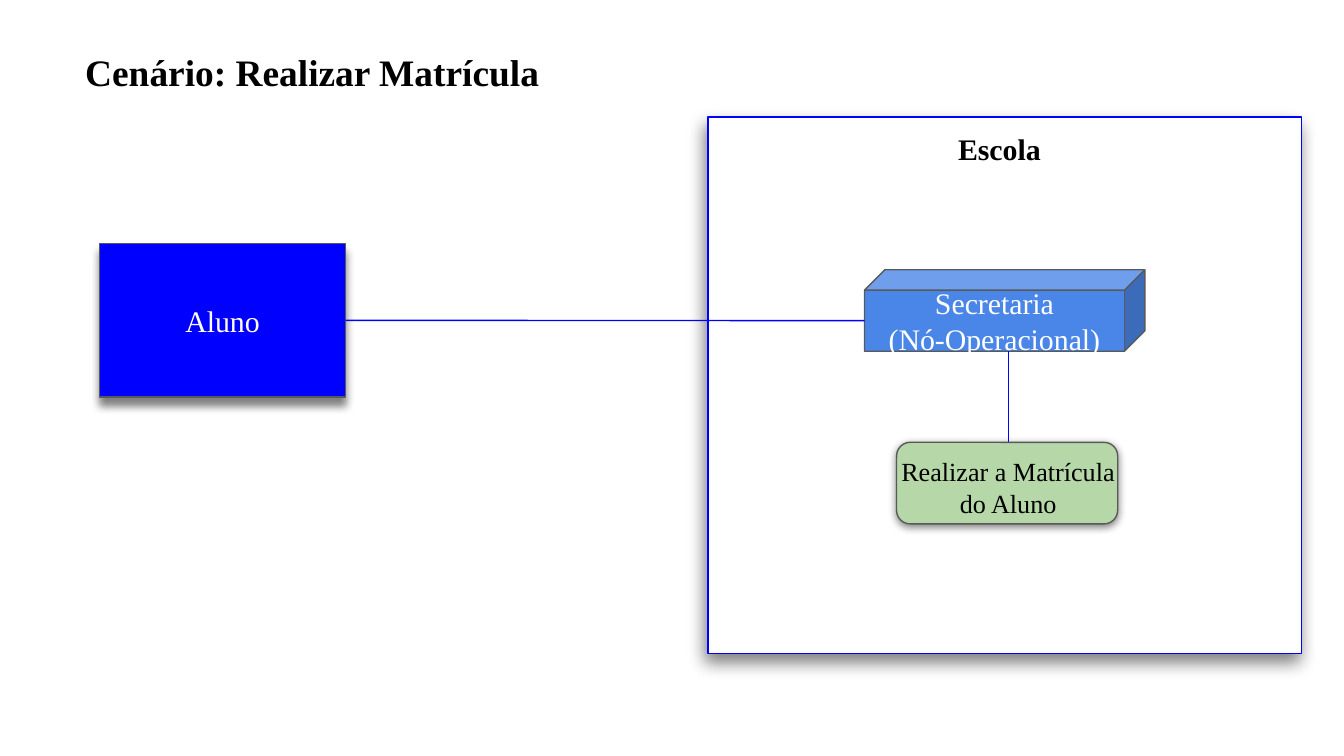
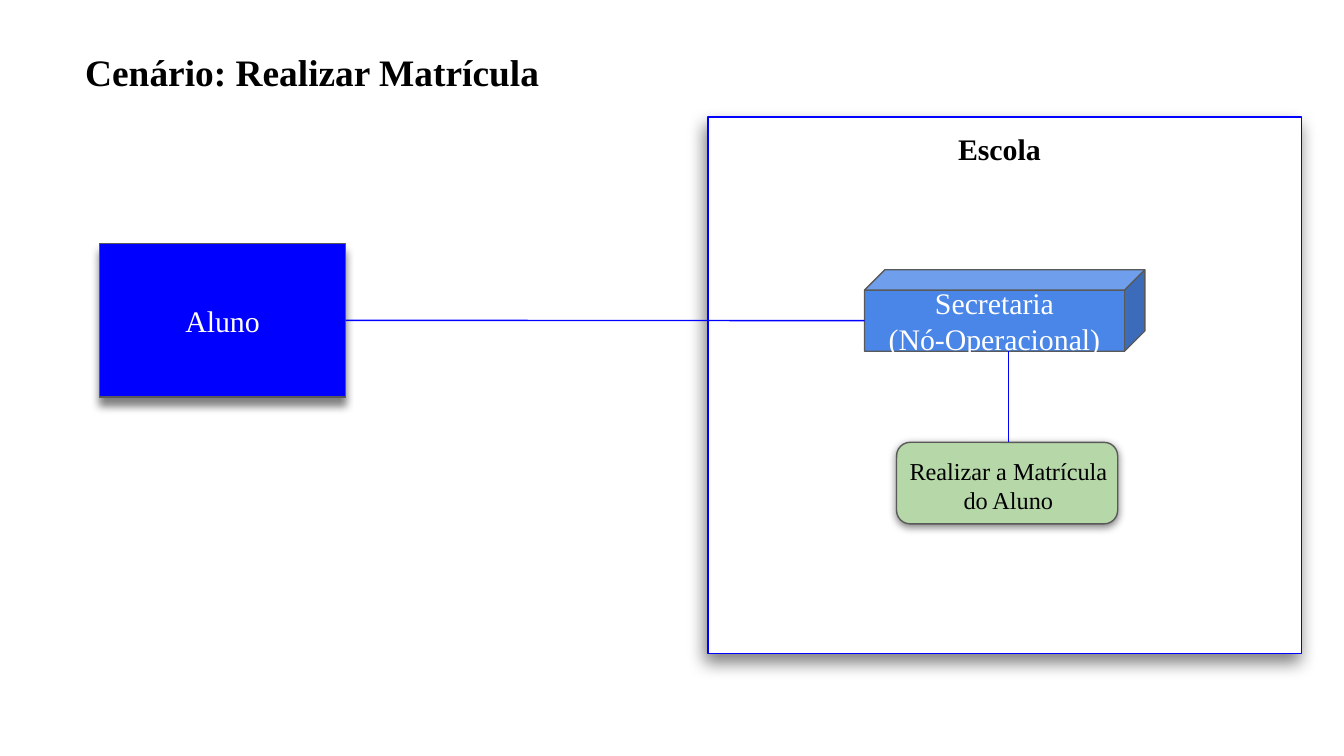
Before and after one commit to troogg/Madara, a slide deck: slide 2 of Artefatos/15. Arquitetura de negócio para cada cenário.pptx. Drawn at 1344x756 pixels with LibreOffice and Linux fonts; fonts in the diff are those of the drawing. Boxes give left, top, right and bottom in pixels: in the first picture for what was removed or moved away, otherwise in the second. Text is boxed around its words. In the diff, an @@ line names an element or a change of style, - is before the commit and + after.

```diff
--- a/Artefatos/15. Arquitetura de negócio para cada cenário.pptx
+++ b/Artefatos/15. Arquitetura de negócio para cada cenário.pptx
@@ text "Realizar a Matrícula do Aluno" at (x1=910, y1=463, x2=1107, y2=510): size 14 to 13 pt @@
```
Also in this commit, not shown: 3 other slides changed, 1 slide added.
